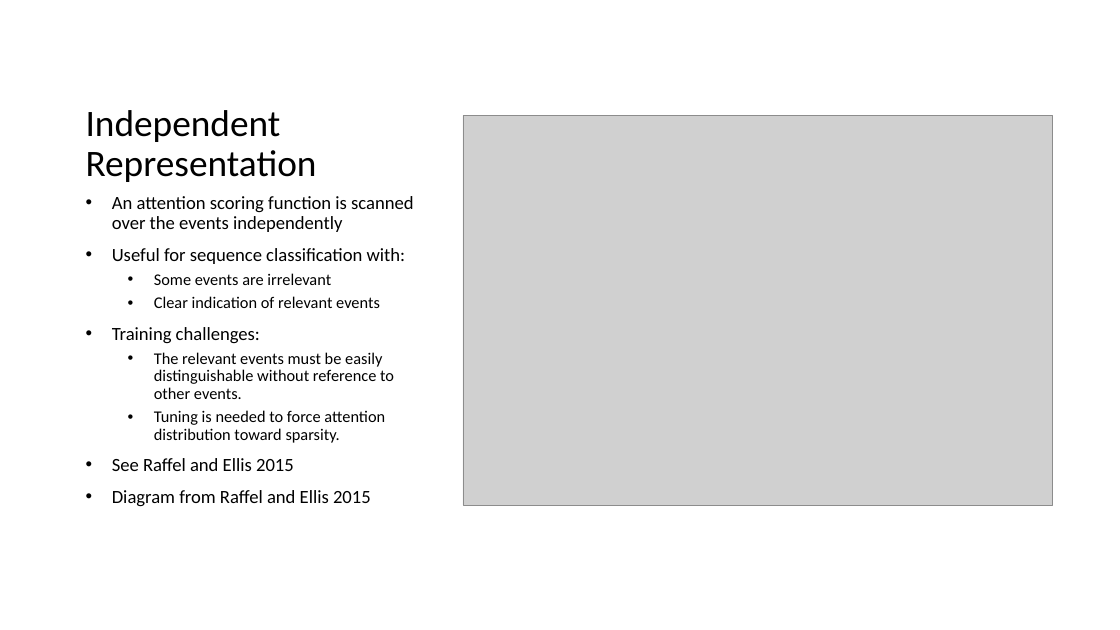
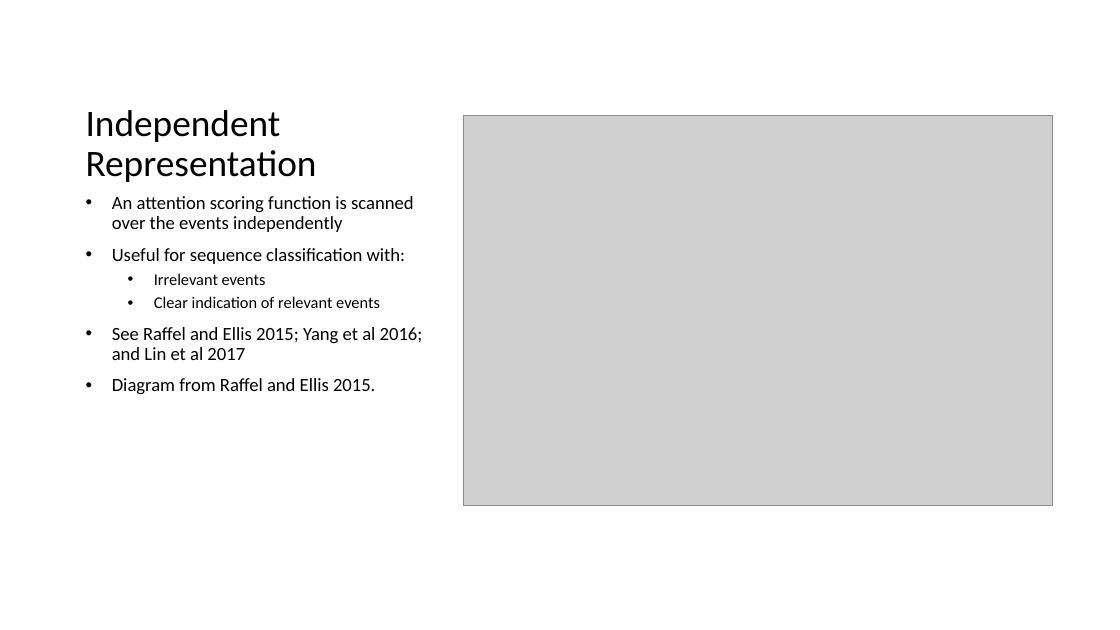
Before and after one commit to clinzy/AttentionModels101, a slide deck: slide 13 of AttentionModels101-DSNashville.pptx. Drawn at 1120x630 pixels with LibreOffice and Linux fonts; fonts in the diff are those of the drawing; grey boxes stand for pictures. Boxes give left, top, right and bottom in pixels: in the first picture for what was removed or moved away, otherwise in the second. Text is boxed around its words. In the diff, an @@ line names an element or a change of style, - is before the commit and + after.

```diff
--- a/AttentionModels101-DSNashville.pptx
+++ b/AttentionModels101-DSNashville.pptx
@@ text at box(154, 273, 266, 285): text changed @@
-  • Some events are irrelevant
+  • Irrelevant events
@@ text at box(112, 327, 423, 395): text changed; size 14 to 16 pt @@
-• Training challenges:
-  • The relevant events must be easily distinguishable without reference to other events.
-  • Tuning is needed to force attention distribution toward sparsity.
-• See Raffel and Ellis 2015
-• Diagram from Raffel and Ellis 2015
+• See Raffel and Ellis 2015; Yang et al 2016; and Lin et al 2017
+• Diagram from Raffel and Ellis 2015.
```
Also in this commit, not shown: 11 other slides changed.
